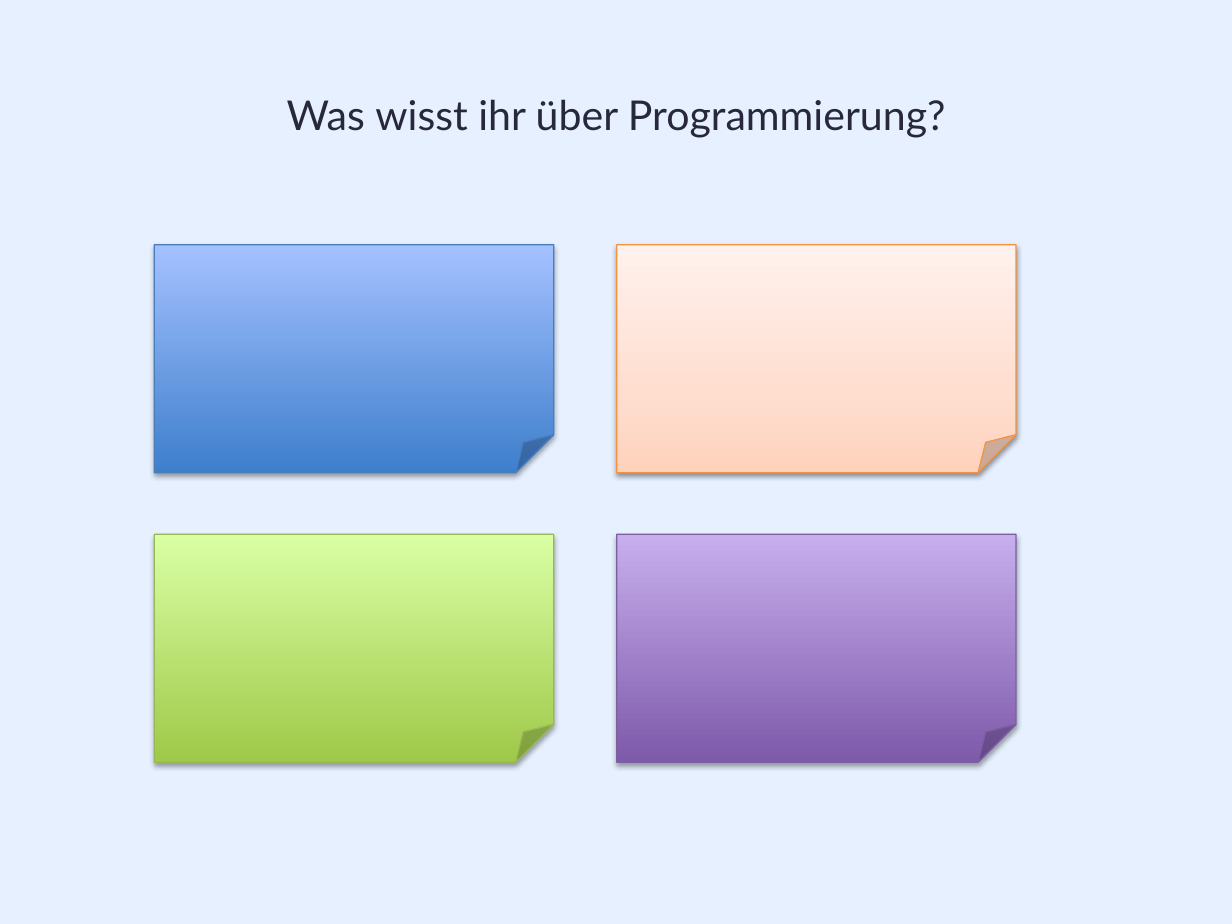
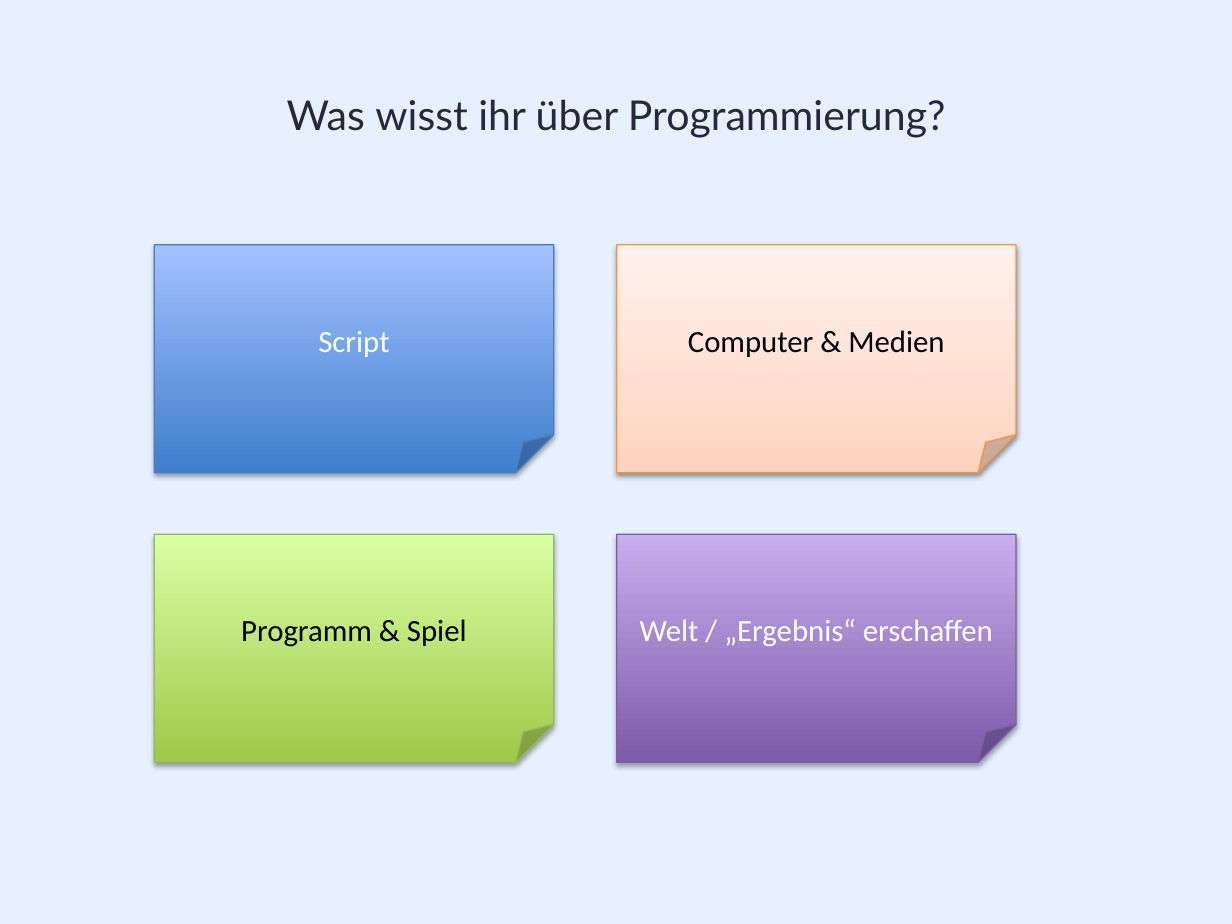
Before and after one commit to Robsbaer/monte25, a slide deck: slide 3 of Dokumente/Folien.pptx. Drawn at 1232x924 pixels with LibreOffice and Linux fonts; fonts in the diff are those of the drawing. Boxes give left, top, right and bottom in pixels: in the first picture for what was removed or moved away, otherwise in the second. Text is boxed around its words. In the diff, an @@ line names an element or a change of style, - is before the commit and + after.

```diff
--- a/Dokumente/Folien.pptx
+++ b/Dokumente/Folien.pptx
@@ text in folded corner at bbox=[318, 331, 389, 357]: text added @@
+Script
@@ text in folded corner at bbox=[688, 330, 944, 357]: text added @@
+Computer & Medien
@@ text in folded corner at bbox=[241, 619, 467, 647]: text added @@
+Programm & Spiel
@@ text in folded corner at bbox=[640, 619, 993, 646]: text added @@
+Welt / „Ergebnis“ erschaffen
```
Also in this commit, not shown: 4 other slides changed, 1 other file.
